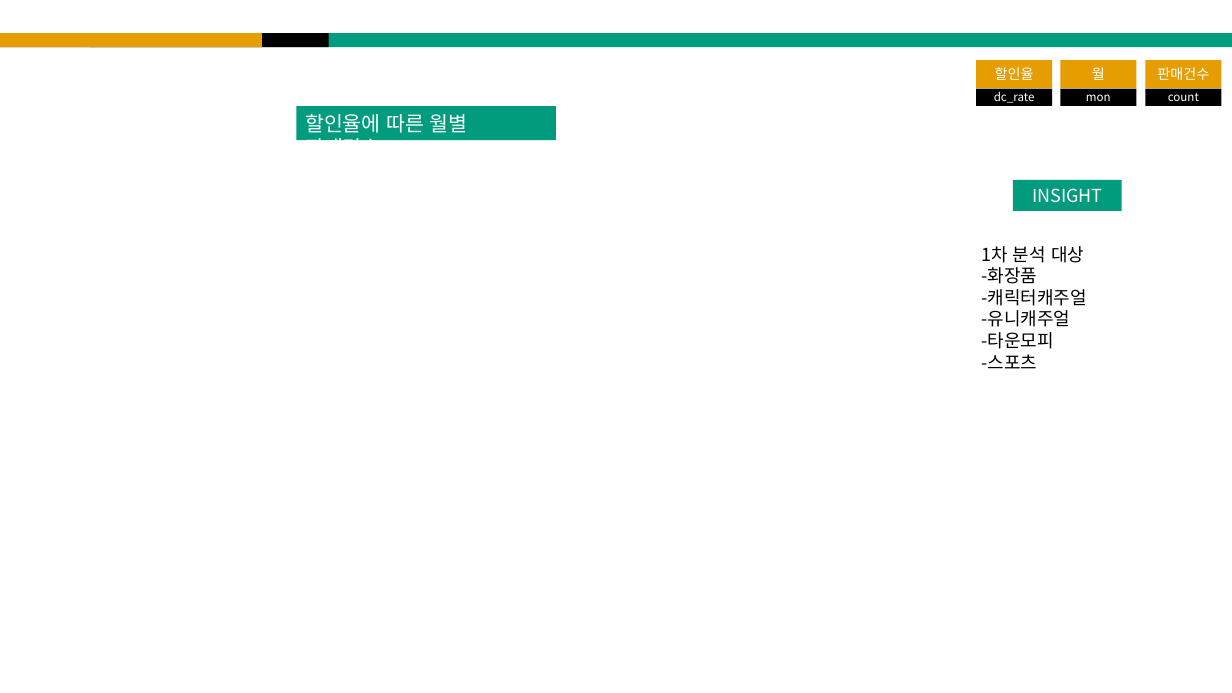
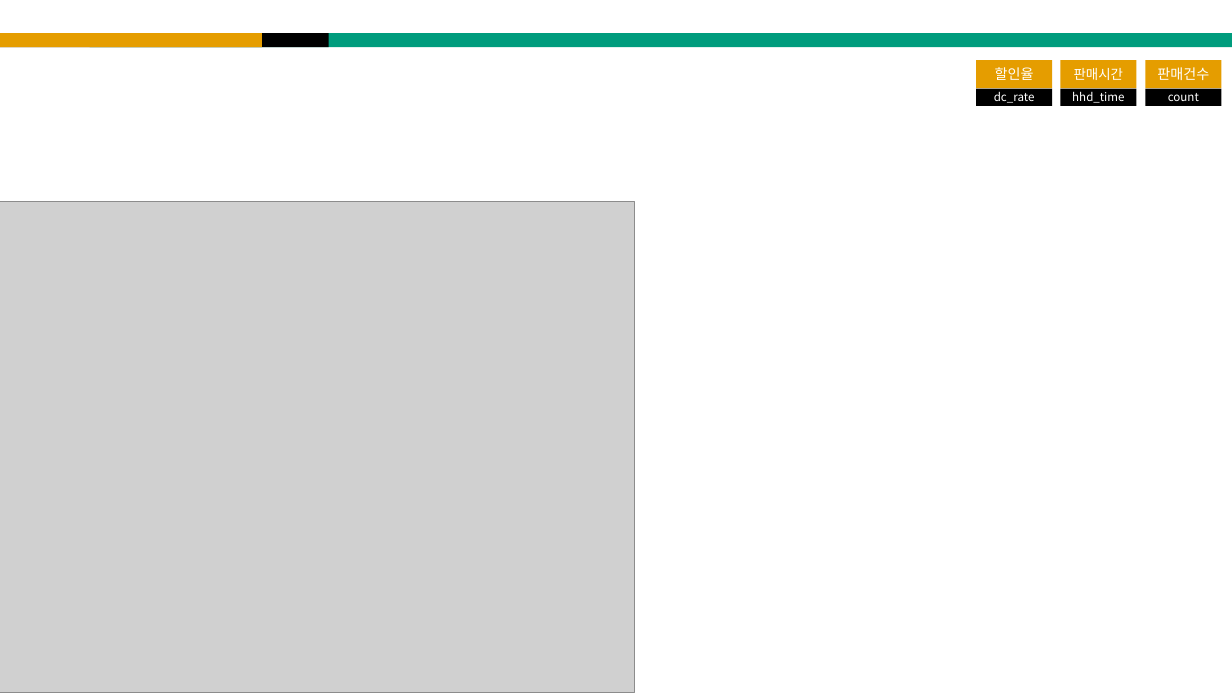
Before and after one commit to horaeng1/Asiae_AI, a slide deck: slide 39 of 1_Code/4_kim/R/BA_Project.pptx (slide 29 before the commit). Drawn at 1232x693 pixels with LibreOffice and Linux fonts; fonts in the diff are those of the drawing; grey boxes stand for pictures. Boxes give left, top, right and bottom in pixels: in the first picture for what was removed or moved away, otherwise in the second. Text is boxed around its words. In the diff, an @@ line names an element or a change of style, - is before the commit and + after.

```diff
--- a/1_Code/4_kim/R/BA_Project.pptx
+++ b/1_Code/4_kim/R/BA_Project.pptx
@@ text in rectangle at bbox=[1074, 68, 1123, 80]: text changed; size 11 to 10.5 pt @@
-월
+판매시간
@@ rectangle removed at bbox=[297, 106, 556, 140] @@
-할인율에 따른 월별 판매건수
@@ text in rectangle at bbox=[1072, 91, 1124, 103]: text changed @@
-mon
+hhd_time
@@ picture added at bbox=[0, 201, 634, 693] @@
@@ rectangle removed at bbox=[1013, 180, 1122, 212] @@
-INSIGHT
@@ text removed at bbox=[981, 246, 1087, 369] @@
-1차 분석 대상
--화장품
--캐릭터캐주얼
--유니캐주얼
--타운모피
--스포츠
```
Also in this commit, not shown: 9 other slides changed, 11 slides added, 3 slides removed, 2 other files.
